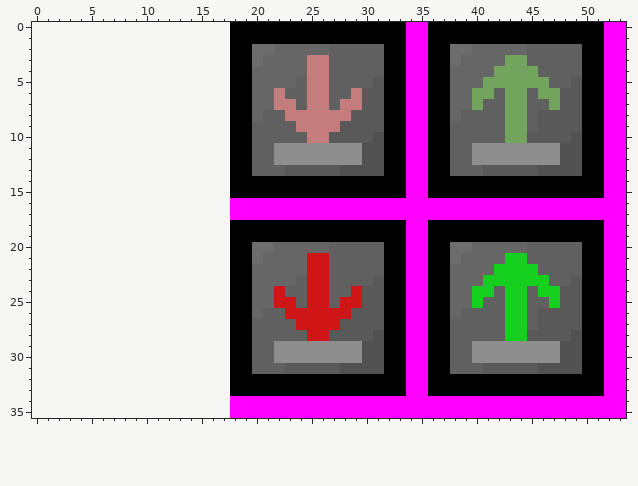
One commit to this pixel-art sprite: Blocks/Wire/Isolator/Block.png. This is how it looked before the edit.
The file is 36x36 pixels. Colours within 5 levels of each other are drawn and written as one. The old version is drawn lined up with the new one, on the new canvas.
New version:
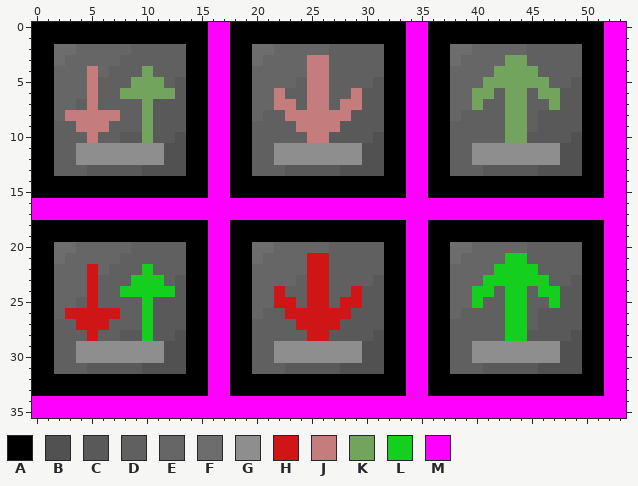
Palette (. is transparent): A #000000  B #515151  C #595959  D #606060  E #666666  F #6c6d6c  G #8e8e8e  H #cf1515  J #c57c7c  K #73a45d  L #15cf1e  M #ff00ff
What changed:
canvas 36x36 -> 54x36, the old top-left corner now at 18,0
There is now colour A in rows 0 to 1 at x 0 to 15; in rows 2 to 13 at x 0 to 1 and 14 to 15; in rows 14 to 15 at x 0 to 15; in rows 18 to 19 at x 0 to 15; in rows 20 to 31 at x 0 to 1 and 14 to 15; in rows 32 to 33 at x 0 to 15.
There is now colour B in row 10 at x 13; in rows 11 to 12 at x 12 to 13; in row 13 at x 10 to 13; in row 28 at x 13; in rows 29 to 30 at x 12 to 13; in row 31 at x 10 to 13.
There is now colour C in rows 5 to 6 at x 13; in rows 7 to 9 at x 11 to 13; in row 10 at x 8 to 9 and 11 to 12; in row 13 at x 5 to 9; in rows 23 to 24 at x 13; in rows 25 to 27 at x 11 to 13.
There is now colour C in row 28 at x 8 to 9 and 11 to 12; in row 31 at x 5 to 9.
There is now colour D in row 2 at x 9 to 13; in row 3 at x 8 to 13; in row 4 at x 7 to 9 and 11 to 13; in row 5 at x 6 to 8 and 12; in row 6 at x 6 to 7; in row 7 at x 4 and 6 to 9.
There is now colour D in row 8 at x 8 to 9; in row 9 at x 2 to 3 and 7 to 9; in row 10 at x 2 to 4 and 6 to 7; in rows 11 to 12 at x 2 to 3; in row 13 at x 2 to 4; in row 20 at x 9 to 13.
There is now colour D in row 21 at x 8 to 13; in row 22 at x 7 to 9 and 11 to 13; in row 23 at x 6 to 8 and 12; in row 24 at x 6 to 7; in row 25 at x 4 and 6 to 9; in row 26 at x 8 to 9.
There is now colour D in row 27 at x 2 to 3 and 7 to 9; in row 28 at x 2 to 4 and 6 to 7; in rows 29 to 30 at x 2 to 3; in row 31 at x 2 to 4.
There is now colour E in row 2 at x 4 to 8; in row 3 at x 3 to 7; in row 4 at x 2 to 4 and 6; in rows 5 to 6 at x 2 to 4; in row 7 at x 2 to 3; in row 8 at x 2.
There is now colour E in row 20 at x 4 to 8; in row 21 at x 3 to 7; in row 22 at x 2 to 4 and 6; in rows 23 to 24 at x 2 to 4; in row 25 at x 2 to 3; in row 26 at x 2.
There is now colour F in row 2 at x 2 to 3; in row 3 at x 2; in row 20 at x 2 to 3; in row 21 at x 2.
There is now colour G in rows 11 to 12 at x 4 to 11; in rows 29 to 30 at x 4 to 11.
There is now colour H in rows 22 to 25 at x 5; in row 26 at x 3 to 7; in row 27 at x 4 to 6; in row 28 at x 5.
There is now colour J in rows 4 to 7 at x 5; in row 8 at x 3 to 7; in row 9 at x 4 to 6; in row 10 at x 5.
There is now colour K in row 4 at x 10; in row 5 at x 9 to 11; in row 6 at x 8 to 12; in rows 7 to 10 at x 10.
There is now colour L in row 22 at x 10; in row 23 at x 9 to 11; in row 24 at x 8 to 12; in rows 25 to 28 at x 10.
There is now colour M in rows 0 to 15 at x 16 to 17; in rows 16 to 17 at x 0 to 17; in rows 18 to 33 at x 16 to 17; in rows 34 to 35 at x 0 to 17.
